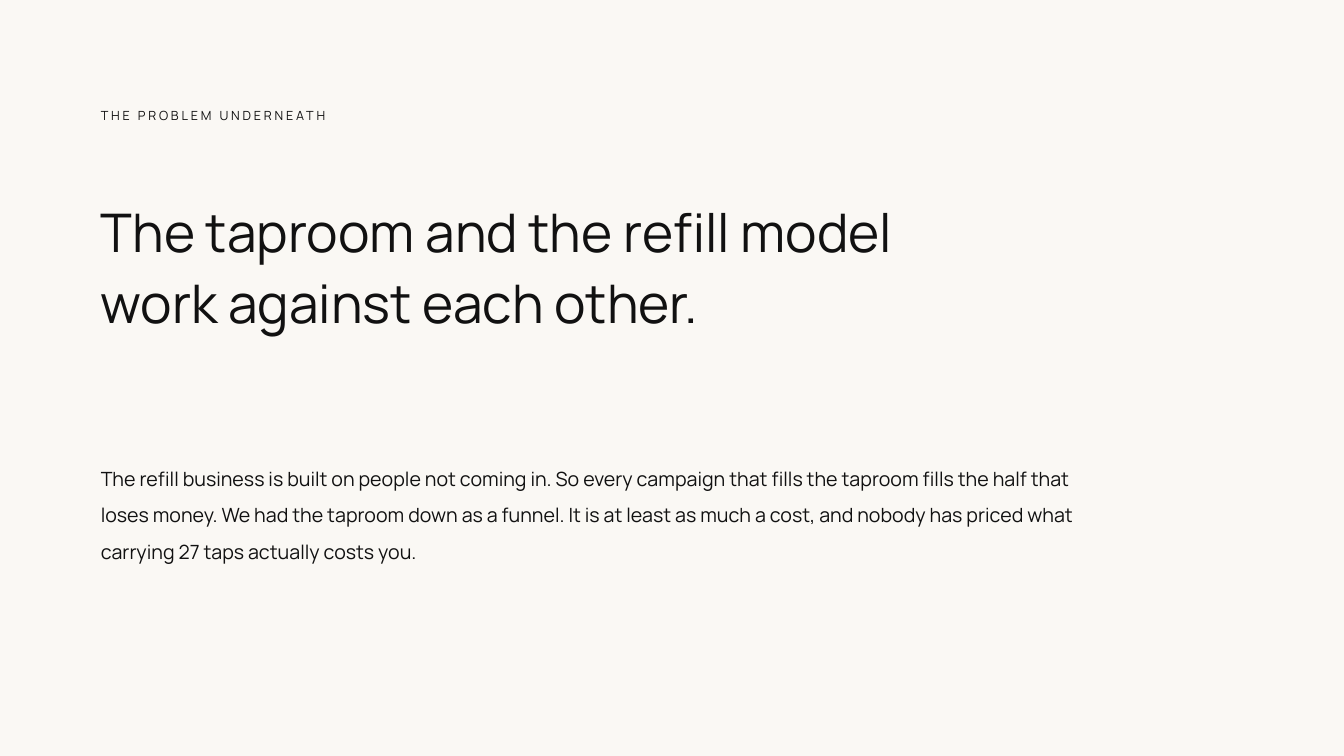
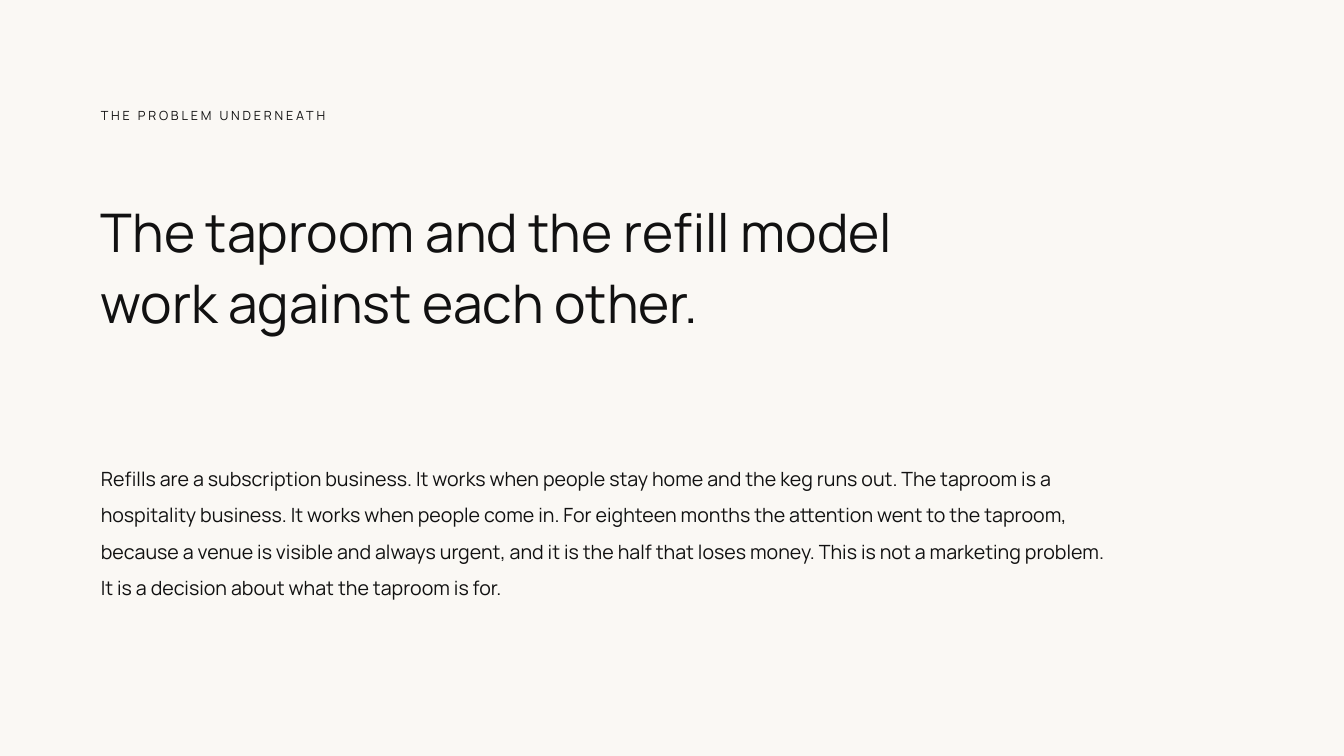
Before and after one commit to clentjewell/tapthatbrewery, a slide deck: slide 4 of 00 Admin/11 Final Outputs/site/JP_TapThat_WhereYouAre_v01.pptx. Drawn at 1344x756 pixels with LibreOffice and Linux fonts; fonts in the diff are those of the drawing. Boxes give left, top, right and bottom in pixels: in the first picture for what was removed or moved away, otherwise in the second. Text is boxed around its words. In the diff, an @@ line names an element or a change of style, - is before the commit and + after.

```diff
--- a/00 Admin/11 Final Outputs/site/JP_TapThat_WhereYouAre_v01.pptx
+++ b/00 Admin/11 Final Outputs/site/JP_TapThat_WhereYouAre_v01.pptx
@@ text at bbox=[101, 471, 1104, 600]: text changed @@
-The refill business is built on people not coming in. So every campaign that fills the taproom fills the half that loses money. We had the taproom down as a funnel. It is at least as much a cost, and nobody has priced what carrying 27 taps actually costs you.
+Refills are a subscription business. It works when people stay home and the keg runs out. The taproom is a hospitality business. It works when people come in. For eighteen months the attention went to the taproom, because a venue is visible and always urgent, and it is the half that loses money. This is not a marketing problem. It is a decision about what the taproom is for.
```
Also in this commit, not shown: 3 other slides changed, 3 slides added, 8 other files.
